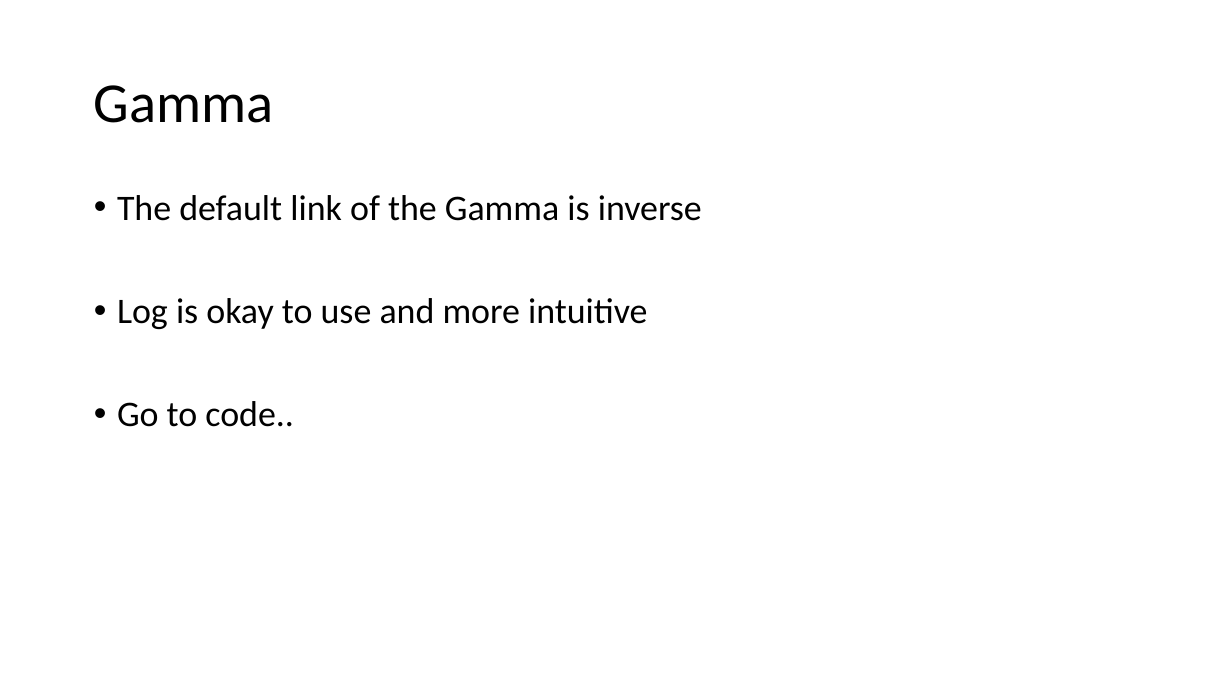
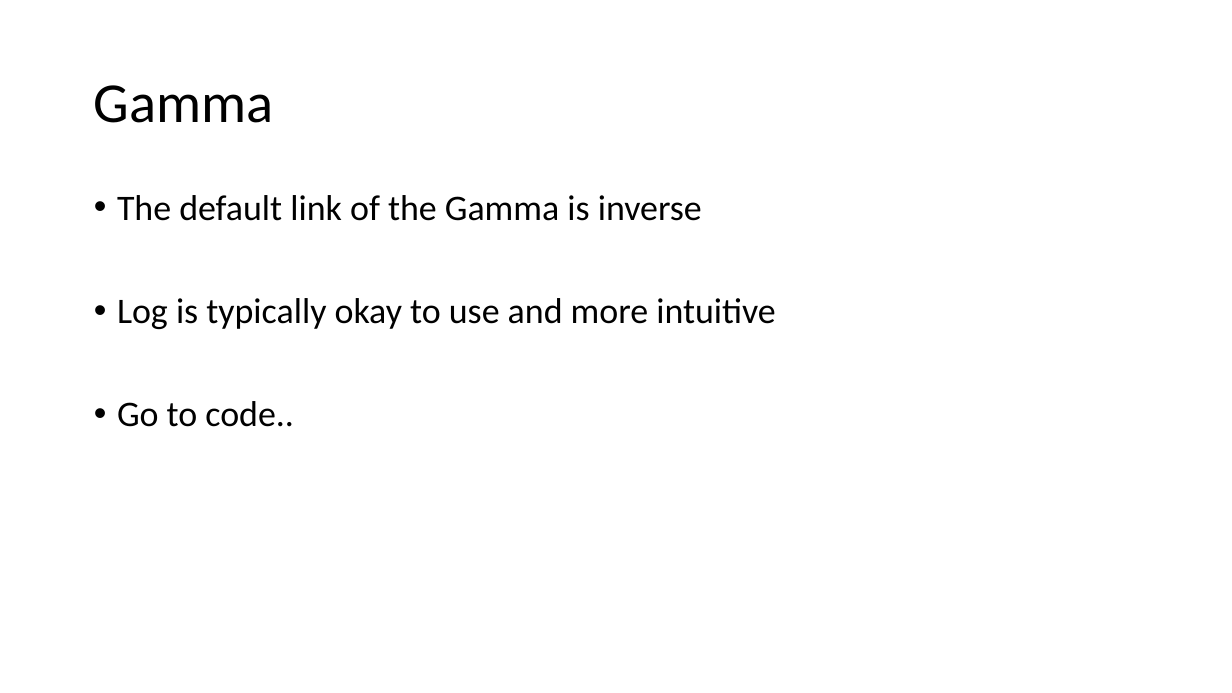
Before and after one commit to VTQuantMethodsEEB/klangwig, a slide deck: slide 34 of lectures/week_10_glms/le10_glms.pptx. Drawn at 1232x693 pixels with LibreOffice and Linux fonts; fonts in the diff are those of the drawing. Boxes give left, top, right and bottom in pixels: in the first picture for what was removed or moved away, otherwise in the second. Text is boxed around its words. In the diff, an @@ line names an element or a change of style, - is before the commit and + after.

```diff
--- a/lectures/week_10_glms/le10_glms.pptx
+++ b/lectures/week_10_glms/le10_glms.pptx
@@ text at bbox=[117, 298, 776, 329]: text changed @@
-• Log is okay to use and more intuitive
+• Log is typically okay to use and more intuitive
```
Also in this commit, not shown: 6 other slides changed, 5 other files.
